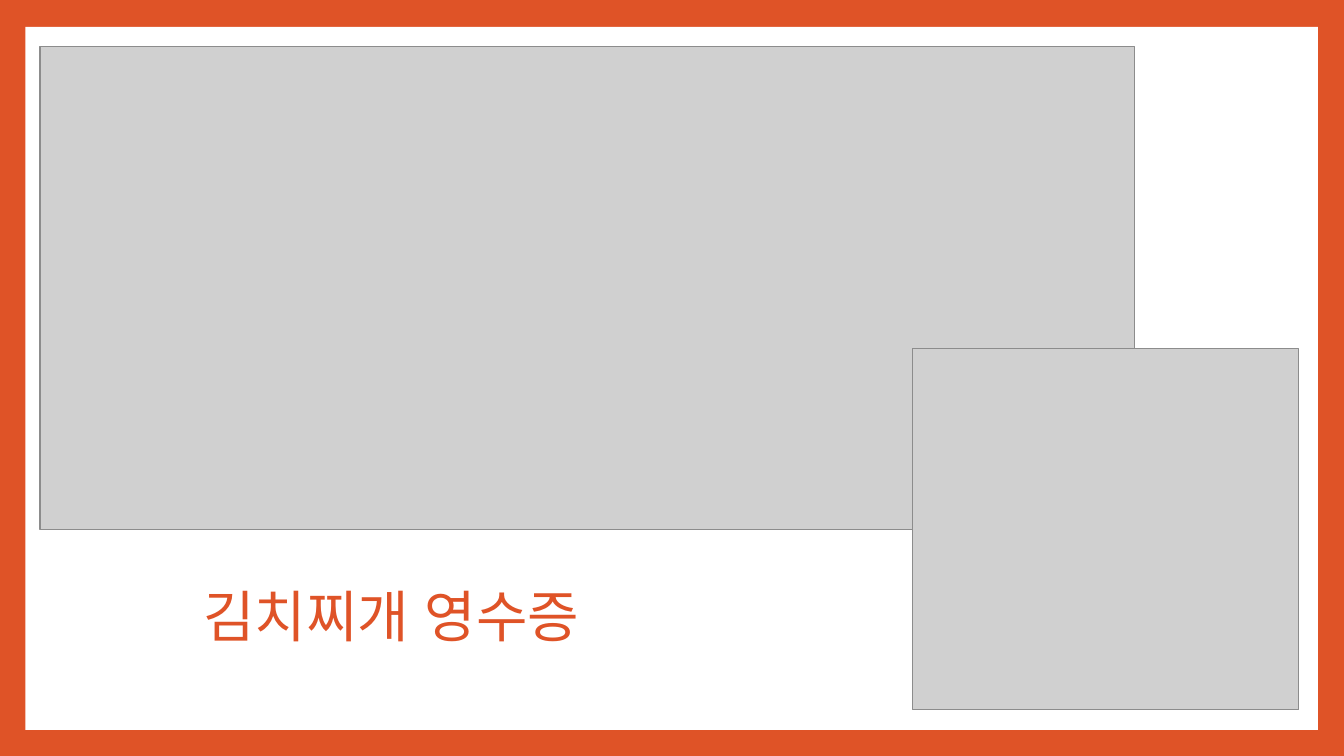
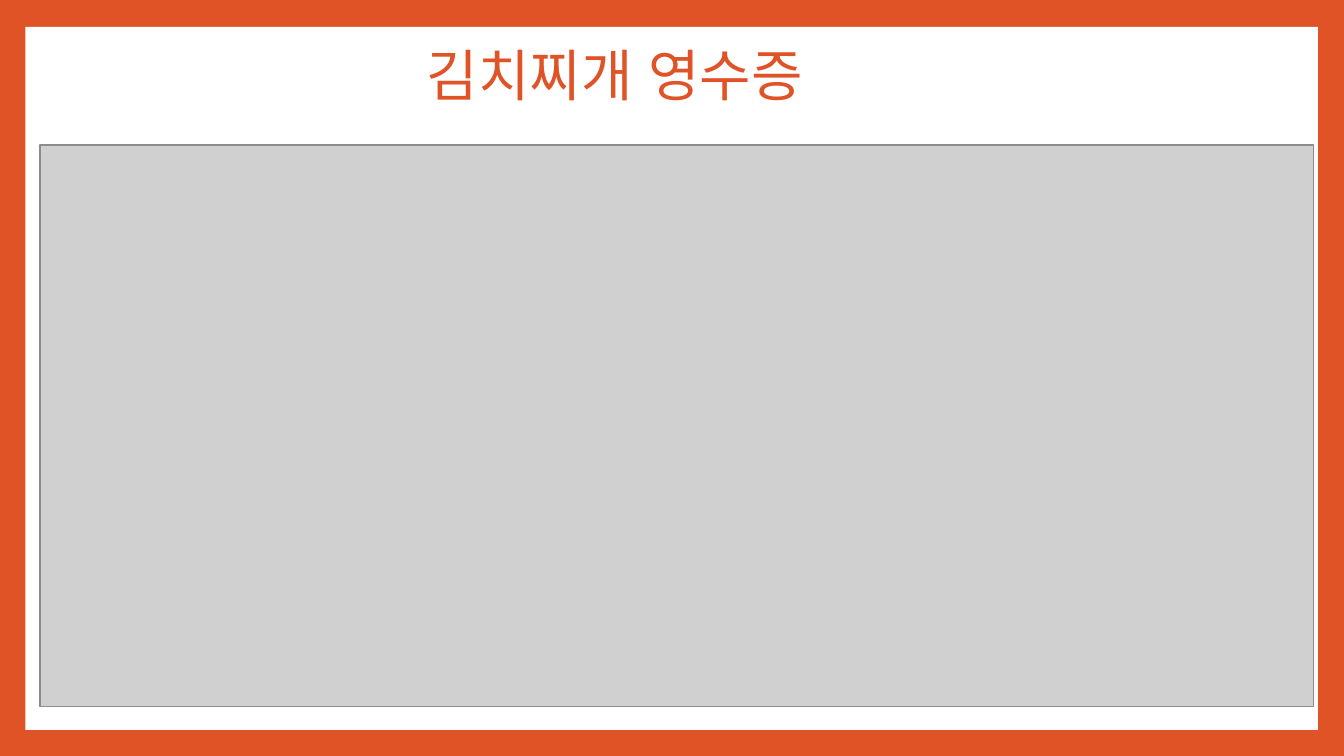
Before and after one commit to noheul1030/KOPO-JAVA2, a slide deck: slide 5 of 자바심화PPT과제/자바심화 5강.pptx. Drawn at 1344x756 pixels with LibreOffice and Linux fonts; fonts in the diff are those of the drawing; grey boxes stand for pictures. Boxes give left, top, right and bottom in pixels: in the first picture for what was removed or moved away, otherwise in the second. Text is boxed around its words. In the diff, an @@ line names an element or a change of style, - is before the commit and + after.

```diff
--- a/자바심화PPT과제/자바심화 5강.pptx
+++ b/자바심화PPT과제/자바심화 5강.pptx
@@ title "김치찌개 영수증": place and size @@
-title "김치찌개 영수증" at (203, 590, 579, 642)
+title "김치찌개 영수증" at (427, 49, 802, 101)
@@ picture: place and size @@
-picture at (40, 46, 1135, 529)
+picture at (40, 145, 1314, 707)
@@ picture removed at (912, 349, 1300, 710) @@
```
Also in this commit, not shown: 4 other slides changed, 6 slides added, 4 slides removed, 7 other files.
